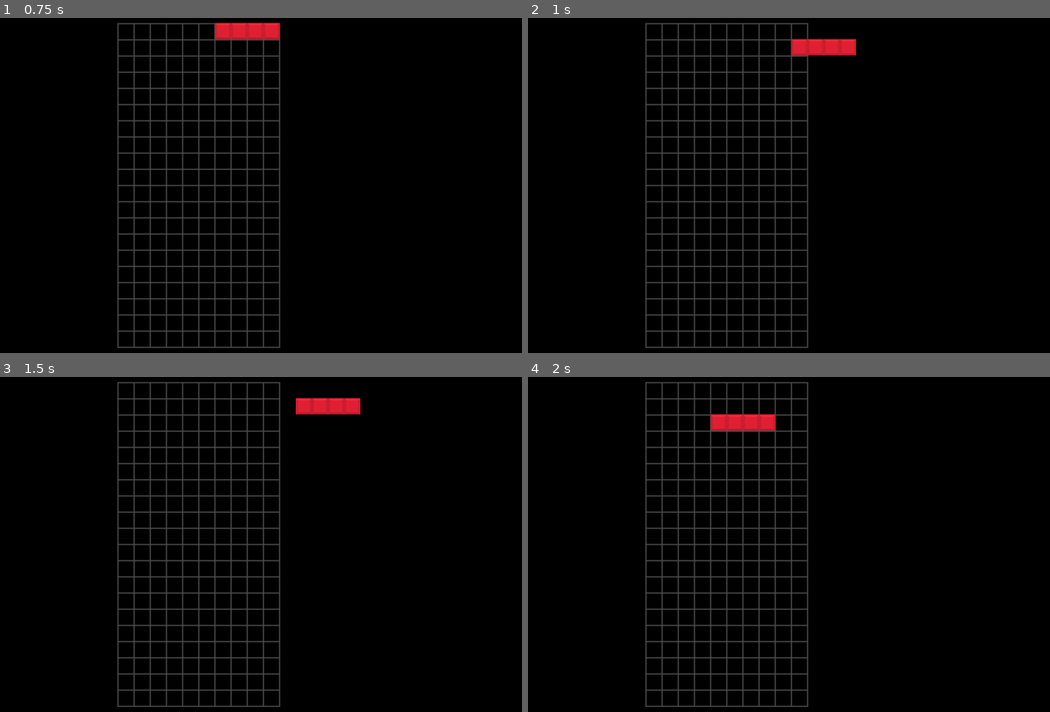
Above: before the commit, frames 1-4 (two rows, left to right).
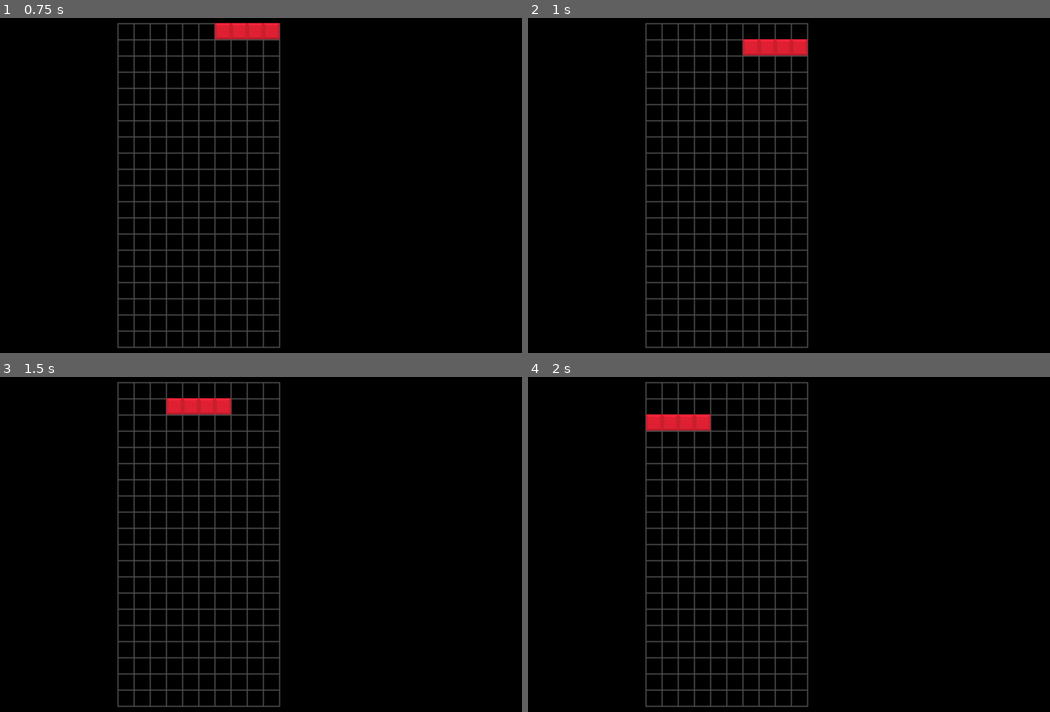
Above: after the commit, the same moments.

Repository: lukeledvina/Physical-Tetris
Game: Godot game, scene res://Game/game.tscn
Same seed, same stepped clock (60 frames per second), same inputs: the game is played once before the commit and once after it.
Inputs:
- Up to frame 1 (0.75 s): tap Enter at 0.5 s; hold D (move_right) from 0.53 s (still down)
- Up to frame 2 (1 s): keep holding D (move_right)
- Up to frame 3 (1.5 s): release D (move_right) at 1.28 s; hold A (move_left) from 1.28 s (still down)
- Up to frame 4 (2 s): keep holding A (move_left)

Frame 1 is identical in both runs. In frame 2, 0.9% of the frame differs, in the area x 41-63%, y 6-12%; in frame 3, 1.3%, in the area x 31-70%, y 6-12%; in frame 4, 1.3%.

Commit message:
blocks now properly collide with sides of grid, using proper arrays

Diff:
--- a/Blocks/block.gd
+++ b/Blocks/block.gd
@@ -5,9 +5,14 @@
 @onready var east_container: Node2D = $RayCastContainer/EastRayCastContainer
 @onready var west_container: Node2D = $RayCastContainer/WestRayCastContainer
 
-var down_ray_cast_container: Node2D = south_container
-var right_ray_cast_container: Node2D = east_container
-var left_ray_cast_container: Node2D = west_container
+@onready var south_raycasts: Array = south_container.get_children()
+@onready var north_raycasts: Array = north_container.get_children()
+@onready var east_raycasts: Array = east_container.get_children()
+@onready var west_raycasts: Array = west_container.get_children()
+
+@onready var down_ray_cast_container: Array = south_raycasts
+@onready var right_ray_cast_container: Array = east_raycasts
+@onready var left_ray_cast_container: Array = west_raycasts
 var down_index: int = 2:
 	set(index):
 		if index > 3:
@@ -33,7 +38,7 @@
 		else:
 			left_index = index
 
-var ray_cast_container_array: Array = [north_container, east_container, south_container, west_container]
+var ray_cast_container_array: Array = [north_raycasts, east_raycasts, south_raycasts, west_raycasts]
 
 # these functions determine which ray cast will be active next
 func rotate_clockwise():
@@ -53,9 +58,8 @@
 	left_ray_cast_container = ray_cast_container_array[left_index]
 
 # checks if the raycasts pointing "down" are colliding with anything
-#currently the wrong arrays are used to get children
 func can_move_down() -> bool: #works
-	var raycasts: Array = south_container.get_children()
+	var raycasts: Array = down_ray_cast_container
 	for raycast in raycasts:
 		if raycast.is_colliding():
 			return false
@@ -63,8 +67,8 @@
 			continue
 	return true
 
-func can_move_right() -> bool: #doesnt work
-	var raycasts: Array = east_container.get_children()
+func can_move_right() -> bool:
+	var raycasts: Array = right_ray_cast_container
 	for raycast in raycasts:
 		if raycast.is_colliding():
 			return false
@@ -72,8 +76,8 @@
 			continue
 	return true
 
-func can_move_left() -> bool: #doesnt work
-	var raycasts: Array = west_container.get_children()
+func can_move_left() -> bool:
+	var raycasts: Array = left_ray_cast_container
 	for raycast in raycasts:
 		if raycast.is_colliding():
 			return false
--- a/Blocks/i_block.tscn
+++ b/Blocks/i_block.tscn
@@ -43,3 +43,15 @@
 position = Vector2(48, 28)
 target_position = Vector2(0, 16)
 collision_mask = 3
+
+[node name="RayCast2D" type="RayCast2D" parent="RayCastContainer/EastRayCastContainer" index="0"]
+position = Vector2(60, 16)
+rotation = 4.71239
+target_position = Vector2(0, 16)
+collision_mask = 3
+
+[node name="RayCast2D" type="RayCast2D" parent="RayCastContainer/WestRayCastContainer" index="0"]
+position = Vector2(-60, 16)
+rotation = 1.5708
+target_position = Vector2(0, 16)
+collision_mask = 3
--- a/Blocks/j_block.tscn
+++ b/Blocks/j_block.tscn
@@ -37,3 +37,27 @@
 position = Vector2(16, 60)
 target_position = Vector2(0, 16)
 collision_mask = 3
+
+[node name="RayCast2D" type="RayCast2D" parent="RayCastContainer/EastRayCastContainer" index="0"]
+position = Vector2(28, 48)
+rotation = -1.5708
+target_position = Vector2(0, 16)
+collision_mask = 3
+
+[node name="RayCast2D2" type="RayCast2D" parent="RayCastContainer/EastRayCastContainer" index="1"]
+position = Vector2(-36, 16)
+rotation = -1.5708
+target_position = Vector2(0, 16)
+collision_mask = 3
+
+[node name="RayCast2D" type="RayCast2D" parent="RayCastContainer/WestRayCastContainer" index="0"]
+position = Vector2(-60, 16)
+rotation = 1.5708
+target_position = Vector2(0, 16)
+collision_mask = 3
+
+[node name="RayCast2D2" type="RayCast2D" parent="RayCastContainer/WestRayCastContainer" index="1"]
+position = Vector2(-60, 48)
+rotation = 1.5708
+target_position = Vector2(0, 16)
+collision_mask = 3
